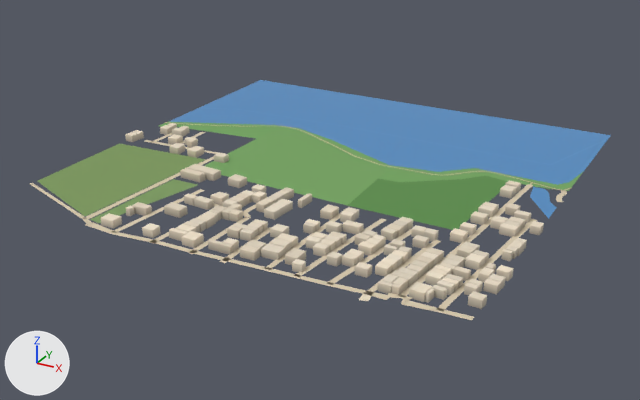
The glTF model public/assets/bengaluru-region-v1/tiles/t16_14-l0.glb as it was, and as the next commit left it.
One viewpoint serves both versions: a 50 mm camera at (8681.0, 6442.0, 360.0) aimed at (8249.0, 7228.0, -33.0). Lighting does not change. The marker at lower left points along +X, +Y and +Z. The older version comes first. Vertices at exactly the same position are counted once.

The first picture shows 'building', 'ground', 'water'.
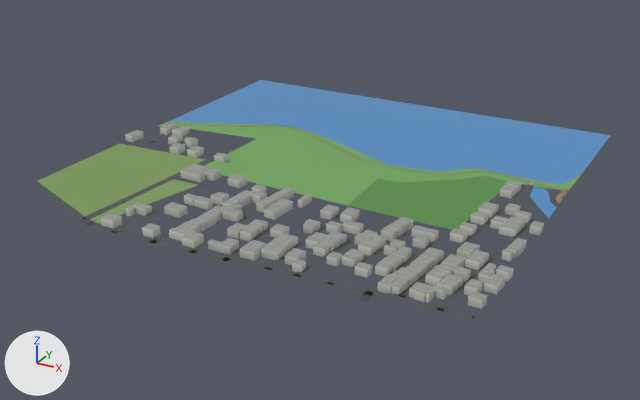
Edits to the bpy script that builds the scene:
```text
Change me_building:
    used by ob_building; location = (8000.0, 7000.0, 0.0)
    remove me_building.from_pydata(...)  # 1288 vertices, 1616 faces; spans x -1.0..505.0, y 9.0..284.0, z 0.0..8.0
    add me_building.from_pydata(...)  # 1288 vertices, 1940 faces; spans x -1.0..505.0, y 9.0..284.0, z 0.0..8.0
    me_building part 1: 1616 kept faces spanning x -1.0..505.0, y 9.0..284.0, z 0.0..8.0 get new vertex colours
    edits to the shape of me_building do not show in these pictures
Change me_ground:
    used by ob_ground; location = (8000.0, 7000.0, 0.0)
    remove me_ground.from_pydata(...)  # 624 vertices, 728 faces; spans x -1.0..503.0, y -3.0..366.0, z 1.0
    add me_ground.from_pydata(...)  # 633 vertices, 735 faces; spans x 0.0..500.0, y 0.0..366.0, z 1.0
    me_ground part 2: 9 vertices moved from x 37.0..155.0, y -3.0..39.0, z 1.0 to x 50.0..155.0, y 0.0..34.0, z 1.0; 6 vertices removed from x -1.0..178.0, y -1.0..53.0, z 1.0; 10 vertices added at x 0.0..189.0, y 0.0..53.0, z 1.0
    me_ground part 3: 7 vertices moved from x 410.0..444.0, y -1.0..21.0, z 1.0 to x 418.0..446.0, y 0.0..20.0, z 1.0; 1 vertex removed from x 418.0, y 1.0, z 1.0; 4 vertices added at x 410.0..500.0, y 0.0..35.0, z 1.0
    me_ground part 4: 3 vertices moved from x 497.0..501.0, y 268.0..312.0, z 1.0 to x 500.0, y 264.0..314.0, z 1.0; 1 vertex removed from x 503.0, y 272.0, z 1.0; 3 vertices added at x 500.0, y 276.0..295.0, z 1.0
    me_ground part 5: 239 kept faces spanning x 12.0..500.0, y 0.0..338.0, z 1.0 get new vertex colours; the middle colour goes from beige #d7c9ae to dark grey #535556
```

Changed parts and their boxes [x1, y1, x2, y2] in the pictures (640 x 400 px; the box of a moved part takes in the faces that stretch with it):
part 1 of me_building, recoloured
    both: [101, 123, 544, 308]
part 2 of me_ground, moved or reshaped
    before: [30, 183, 149, 242]
    after: [30, 183, 152, 243]
part 3 of me_ground, moved or reshaped
    before: [359, 291, 439, 312]
    after: [359, 291, 479, 317]
part 4 of me_ground, moved or reshaped
    before: [556, 187, 571, 202]
    after: [556, 187, 571, 203]
part 5 of me_ground, recoloured
    both: [53, 123, 571, 312]
